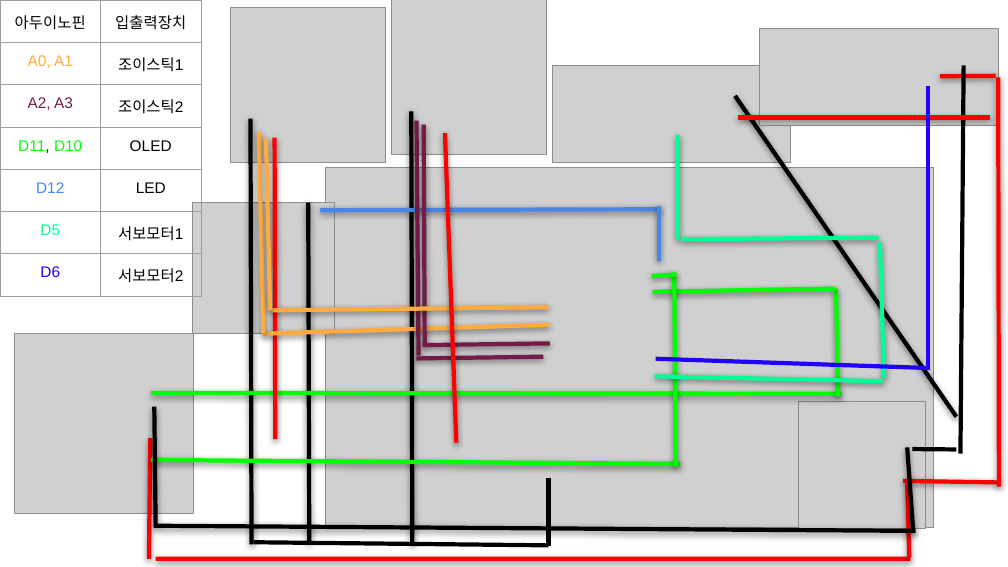
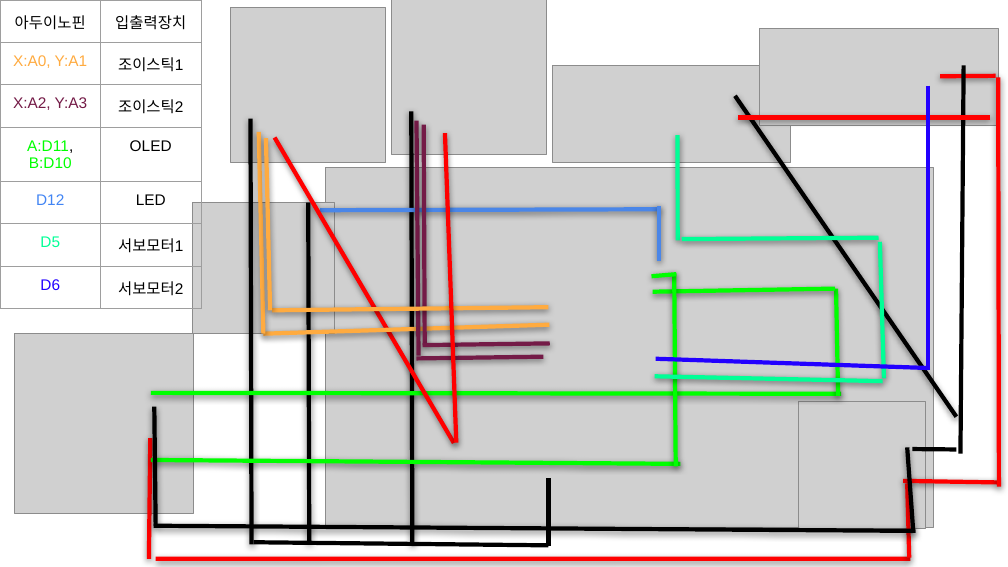
Before and after one commit to Jshong0902/ArduinoProject2, a slide deck: slide 1 of arduinoProject.pptx. Drawn at 1008x567 pixels with LibreOffice and Linux fonts; fonts in the diff are those of the drawing; grey boxes stand for pictures. Boxes give left, top, right and bottom in pixels: in the first picture for what was removed or moved away, otherwise in the second. Text is boxed around its words. In the diff, an @@ line names an element or a change of style, - is before the commit and + after.

Commit message:
결선도 수정2

```diff
--- a/arduinoProject.pptx
+++ b/arduinoProject.pptx
@@ table at (x1=0, y1=0, x2=202, y2=331) @@
-row 2, column 1: A0, A1
+row 2, column 1: X:A0, Y:A1
-row 3, column 1: A2, A3
+row 3, column 1: X:A2, Y:A3
-row 4, column 1: D11, D10
+row 4, column 1: A:D11, B:D10
@@ line moved from (274, 137) - (275, 439) to (274, 137) - (454, 443) @@
```
